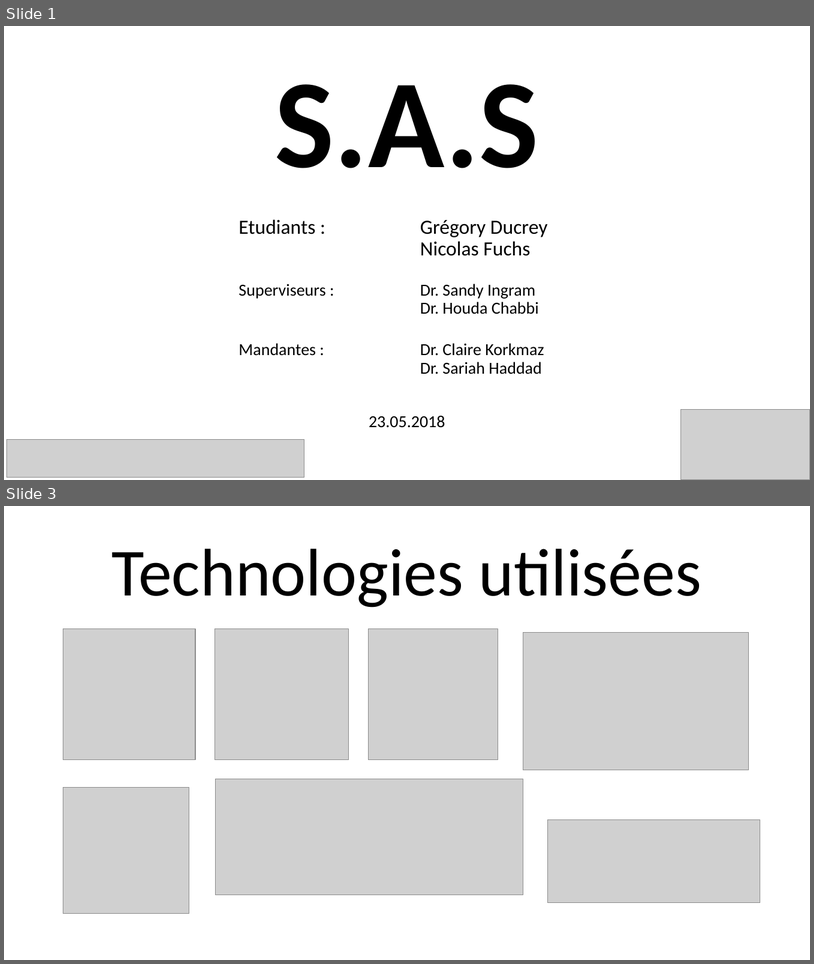
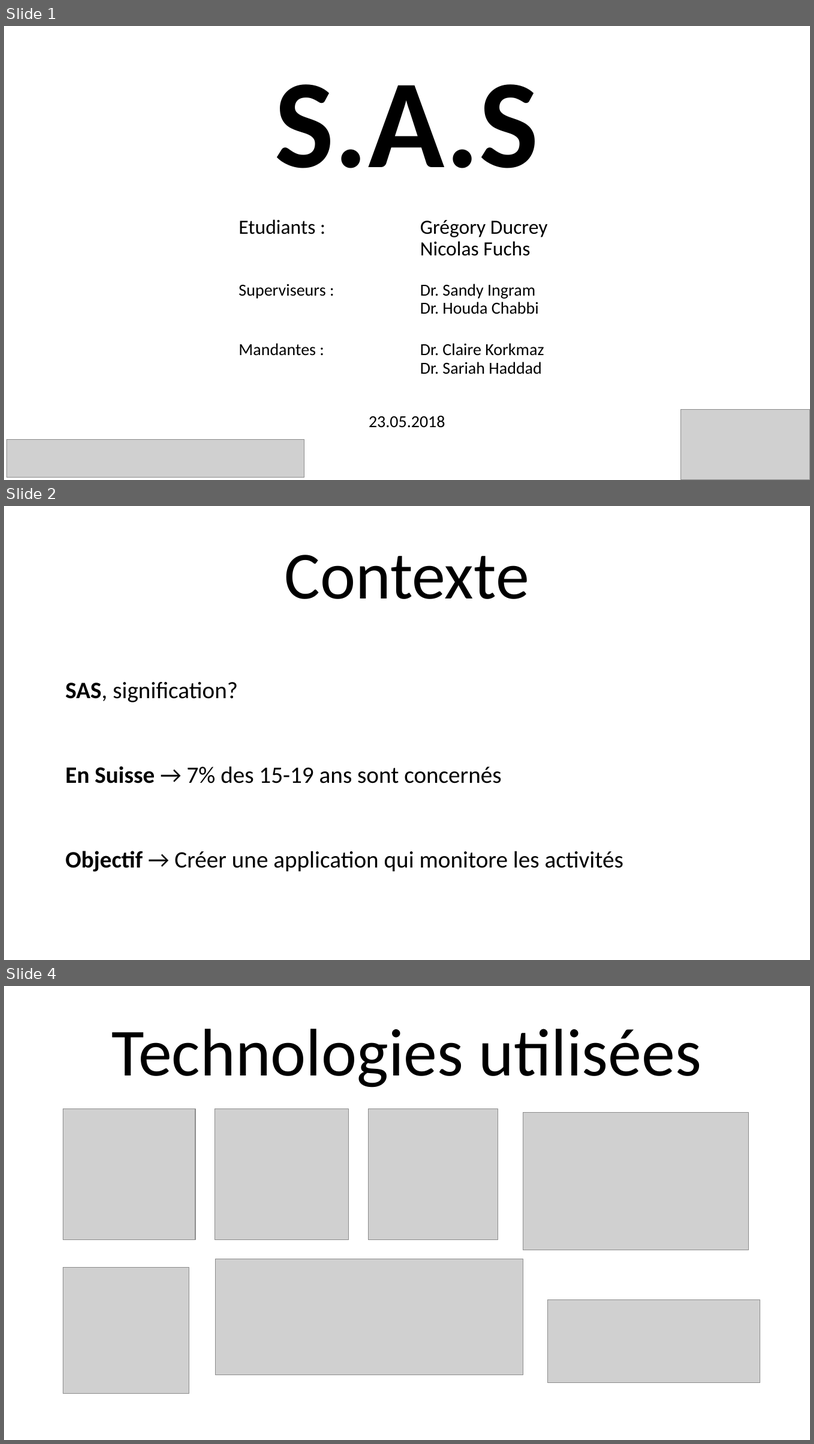
Before and after one commit to NicolasFuchs/SAS, a slide deck: Presentation/Presentation.pptx. Shown one above the other, each under a label of ours: slides 1 and 3 before the commit, slides 1, 2 and 4 after it; the slides between them are not shown. The pictures are 814x964 and 814x1444 pixels, drawn with LibreOffice and Linux fonts; fonts in the diff are those of the drawing; grey boxes stand for pictures; background and template pictures are left out. Boxes give left, top, right and bottom in pixels: in the first picture for what was removed or moved away, otherwise in the second. Text is boxed around its words. In the diff, an @@ line names an element or a change of style, - is before the commit and + after.

```diff
--- a/Presentation/Presentation.pptx
+++ b/Presentation/Presentation.pptx
@@ slide 2 added at [4,506,810,960], background picture (left out) @@
@@ title added at [285,555,530,599], 80 pt, text #000000 @@
+Contexte
@@ text added at [65,682,624,871], 28 pt, text #000000 @@
+SAS, signification?
+En Suisse → 7% des 15-19 ans sont concernés
+Objectif → Créer une application qui monitore les activités
@@ what was slide 3 is now slide 4 @@
```
Also in this commit, not shown: 8 slides changed, 3 other slides added, 2 slides removed, 3 other files.
